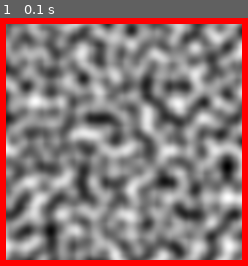
Above: before the commit, frame 1.
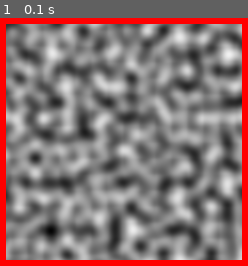
Above: after the commit, the same moment.

Repository: Valdymarych/PythonTest
Game: pygame game, started from PerlinNoisePackage.py
Two runs of this game, one before a commit and one after it. Both use one fixed random seed, a clock stepped at 60 frames per second and the inputs below.
Inputs:
- Up to frame 1 (0.1 s): no input

The runs differ from the first frame. In frame 1, 58% of the frame differs, in the area x 2-98%, y 2-98%.

Commit message:
ще покращив SimpleNoise

Diff:
--- a/PerlinNoisePackage.py
+++ b/PerlinNoisePackage.py
@@ -4,104 +4,130 @@
 import math as mt
 import time as tm
 class SimpleNoise:
-    def __init__(self,WIDTH,HEIGHT,side,smoothing=1):
+    def __init__(self,WIDTH,HEIGHT,side,smoothing=1,zoom=[1,1]):
         self.WIDTH=WIDTH
         self.HEIGHT=HEIGHT
+
         self.side=side
-        self.noiseArray,self.vectors=np.array([]),[]
-        self.noiseSurface=Surface((side,side))
+        self.sideX=side*zoom[0]
+        self.sideY=side*zoom[1]
+
+        self.vectorsWIDTH=self.WIDTH + self.sideX - 1 - (self.WIDTH - 1) % self.sideX
+        self.vectorsHEIGHT=self.HEIGHT + self.sideY - 1 - (self.HEIGHT - 1) % self.sideY
+
+        self.noiseArrayColors=np.array([])  # для малювидла                 (0 - 255)
+        self.noiseArrayValues=np.array([])  # для більш складніших структур (self.minValue - self.maxValue)
+        self.vectors=[]
         self.smoothing=smoothing
 
         self.smooth=lambda t,i: self.smooth(t*t*(3-2*t),i-1) if i>0 else t
+
+        self.minValue=-(2**(-1/2))
+        self.maxValue=2**(-1/2)
         self.generateNoise()
 
+        self.surface=Surface((self.WIDTH,self.HEIGHT))
+
+        self.filters=[]
+
+
+    def generateVectors(self):
+        vectorByAngle = lambda alfa: Vector2(mt.sin(alfa), mt.cos(alfa))
+        for y in range(int(self.vectorsHEIGHT // self.sideY + 1)):
+            self.vectors.append([])
+            for x in range(int(self.vectorsWIDTH // self.sideX + 1)):
+                self.vectors[-1].append(vectorByAngle(rd.random() * mt.pi * 2))
+
     def generateNoise(self):
-        width = self.WIDTH + self.side - 1 - (self.WIDTH - 1) % self.side
-        height = self.HEIGHT + self.side - 1 - (self.HEIGHT - 1) % self.side
-        vectors = []
-        vectorByAngle = lambda alfa: Vector2(mt.sin(alfa), mt.cos(alfa))
-        for y in range(int(height // self.side + 1)):
-            vectors.append([])
-            for x in range(int(width // self.side + 1)):
-                vectors[-1].append(vectorByAngle(rd.random() * mt.pi * 2))
-        result = np.zeros((height, width), dtype=np.float32)
-        sector = np.linspace(0, self.side - 1, self.side, dtype=np.float32) / self.side
-        sectorX, sectorY = np.meshgrid(sector, sector)
+        result = np.zeros((self.vectorsHEIGHT, self.vectorsWIDTH), dtype=np.float32)
+        sectorXproto = np.linspace(0, (self.sideX - 1), self.sideX, dtype=np.float32) / self.sideX
+        sectorYproto = np.linspace(0, (self.sideY - 1), self.sideY, dtype=np.float32) / self.sideY
+        sectorX, sectorY = np.meshgrid(sectorXproto, sectorYproto)
         sectorX2 = sectorX - 1
-        sectorZ1 = np.zeros((self.side, self.side), dtype=np.float32)
-        sectorZ2 = np.zeros((self.side, self.side), dtype=np.float32)
-        for y, yVectors in enumerate(vectors[:-1]):
+        sectorZ1 = np.zeros((self.sideY, self.sideX), dtype=np.float32)
+        sectorZ2 = np.zeros((self.sideY, self.sideX), dtype=np.float32)
+        for y, yVectors in enumerate(self.vectors[:-1]):
             for x, xVector in enumerate(yVectors[:-1]):
                 v1x, v1y = xVector.xy
-                v2x, v2y = vectors[y + 1][x].xy
-                v3x, v3y = vectors[y][x + 1].xy
-                v4x, v4y = vectors[y + 1][x + 1].xy
-                sectorZ1[:, :] = v1x * sectorX + v1y * sectorY + self.smooth(sectorY,self.smoothing) * (
-                            sectorX * (v2x - v1x) + sectorY * (v2y - v1y) - v2y)
-                sectorZ2[:, :] = v3x * sectorX2 + v3y * sectorY + self.smooth(sectorY,self.smoothing) * (
-                            sectorX2 * (v4x - v3x) + sectorY * (v4y - v3y) - v4y)
-
-                result[y * self.side:(y + 1) * self.side, x * self.side:(x + 1) * self.side] = sectorZ1 + (sectorZ2 - sectorZ1) * self.smooth(
-                    sectorX,self.smoothing)
-        result = (result[:self.HEIGHT, :self.WIDTH] - result.min()) / (-result.min() + result.max()) * 255
-        result = result.astype(dtype=np.uint8)
-        result = np.rot90(result)
-        result=np.expand_dims(result,2)
-        self.noiseArray=np.concatenate([result, result, result], 2)
-        self.vectors=vectors
-        self.surface = surfarray.make_surface(self.noiseArray)
+                v2x, v2y = self.vectors[y + 1][x].xy
+                v3x, v3y = self.vectors[y][x + 1].xy
+                v4x, v4y = self.vectors[y + 1][x + 1].xy
+                sectorZ1[:, :] = v1x * sectorX + v1y * sectorY + self.smooth(sectorY,self.smoothing) * (sectorX * (v2x - v1x) + sectorY * (v2y - v1y) - v2y)
+                sectorZ2[:, :] = v3x * sectorX2 + v3y * sectorY + self.smooth(sectorY,self.smoothing) * (sectorX2 * (v4x - v3x) + sectorY * (v4y - v3y) - v4y)
+                result[y * self.sideY:(y + 1) * self.sideY, x * self.sideX:(x + 1) * self.sideX] = sectorZ1 + (sectorZ2 - sectorZ1) * self.smooth(sectorX,self.smoothing)
+        result = result[:self.HEIGHT, :self.WIDTH]
+        self.noiseArrayValues = result
+
+
+    def generateSurface(self):  # робить noiseArrayColors з noiseArrayValues і запихає все в surface
+        self.noiseArrayColors = (self.noiseArrayValues - self.minValue) / (-self.minValue + self.maxValue) * 255
+        self.noiseArrayColors = np.rot90(self.noiseArrayColors)
+        self.noiseArrayColors = np.expand_dims(self.noiseArrayColors,2)
+        self.noiseArrayColors = np.concatenate([self.noiseArrayColors, self.noiseArrayColors, self.noiseArrayColors], 2)
+        self.noiseArrayColors = self.applyFilters(self.noiseArrayColors)
+        self.noiseArrayColors = self.noiseArrayColors.astype(dtype=np.uint8)
+        self.surface = surfarray.make_surface(self.noiseArrayColors)
 
     def getSurface(self):
         return self.surface
 
-class View:
-    def __init__(self,x,y,width,height):
-        self.posts = []
-        self.height=height
-        self.width=width
-        self.y=y
-        self.x=x
-        self.surface=Surface(width,height)
-
-    def update(self,surface):
-        self.updateSelf()
-        self.updatePost()
-
-
-        self.draw(surface)
-
-
-    def draw(self,surface):
-        self.drawSelf()
-        self.drawPost()
-        surface.blit(self.surface,(self.x,self.y))
-
-
-    def drawSelf(self):
-        pass
-
-    def drawPost(self):
-        for post in self.posts:
-            post.draw(self.surface)
-
-    def updateSelf(self):
-        pass
-
-    def updatePost(self):
-        for post in self.posts:
-            post.update()
-
-    def addView(self,view):
-        self.posts.append(view)
-
-class Button(View):
-    def __init__(self,x,y,width,height):
-        super(Button, self).__init__(x,y,width,height)
-
-        self.onClick=func
-
-    def drawSelf(self):
-        draw.rect(self.surface,(100,100,100),self.surface.get_rect(),3)
+    def resize(self,newWIDTH,newHEIGHT):
+        self.WIDTH=newWIDTH
+        self.HEIGHT=newHEIGHT
+
+    def applyFilters(self,noise):
+        return noise
+
+
+class MixNoise:
+    def __init__(self,WIDTH,HEIGHT):
+        self.WIDTH = WIDTH
+        self.HEIGHT = HEIGHT
+
+        self.noises=[]
+        self.impacts=[]   # 1  1/2  1/4  1/8 .... (~side)
+        self.noisesCount=0
+
+        self.surface=Surface((self.WIDTH,self.HEIGHT))
+
+        self.minValue=0
+        self.maxValue=0
+
+        self.noiseArrayColors=np.zeros((self.HEIGHT,self.WIDTH,3))  # для малювидла                 (0 - 255)
+        self.noiseArrayValues=np.zeros((self.HEIGHT,self.WIDTH))  # для більш складніших структур (self.minValue - self.maxValue)
+
+
+    def generateNoise(self):
+        for i in range(self.noisesCount):
+            self.noises[i].generateNoise()
+            self.noises[i].noiseArrayValues=self.noises[i].noiseArrayValues*self.impacts[i]
+            self.noiseArrayValues+=self.noises[i].noiseArrayValues
+    def generateSurface(self):
+        for i in range(self.noisesCount):
+            self.noises[i].generateSurface()
+            self.noiseArrayColors+=self.noises[i].noiseArrayColors
+        self.surface = surfarray.make_surface(self.noiseArrayColors)
+
+
+    def getSurface(self):
+        return self.surface
+
+    def addNoise(self,noise,impact=1):
+        noise.resize(self.WIDTH,self.HEIGHT)
+
+        self.noisesCount+=1
+        self.noises.append(noise)
+        self.impacts.append(impact)
+        self.minValue+=noise.minValue*impact
+        self.maxValue+=noise.maxValue*impact
+
+        noise.generateNoise()
+
+class Filter:
+    def __init__(self,type,filter):
+        self.filter=filter
+        self.type=type
+
 
 class Game:
     def __init__(self):
@@ -119,9 +145,11 @@
 
         self.mPosBuf = [0,Vector2(0,0)]
 
-        self.noiseSurface=Surface((700,500))
-
-        self.noise=SimpleNoise(256,256,16)
+
+        self.noise1=SimpleNoise(256,256,16)
+        self.noise1.generateVectors()
+        self.noise1.generateNoise()
+        self.noise1.generateSurface()
 
     def checkInput(self):
         for even in event.get():
@@ -143,7 +171,7 @@
 
     def mainDraw(self):
         self.win.fill(self.BACKGROUND)
-        self.win.blit(self.noise.getSurface(),(0,0))
+        self.win.blit(self.noise1.getSurface(),(0,0))
         draw.rect(self.win,self.BORDER,[0,0,self.WIDTH,self.HEIGHT],self.BORDER_WIDTH)
 
     def mainWindowUpdate(self):
